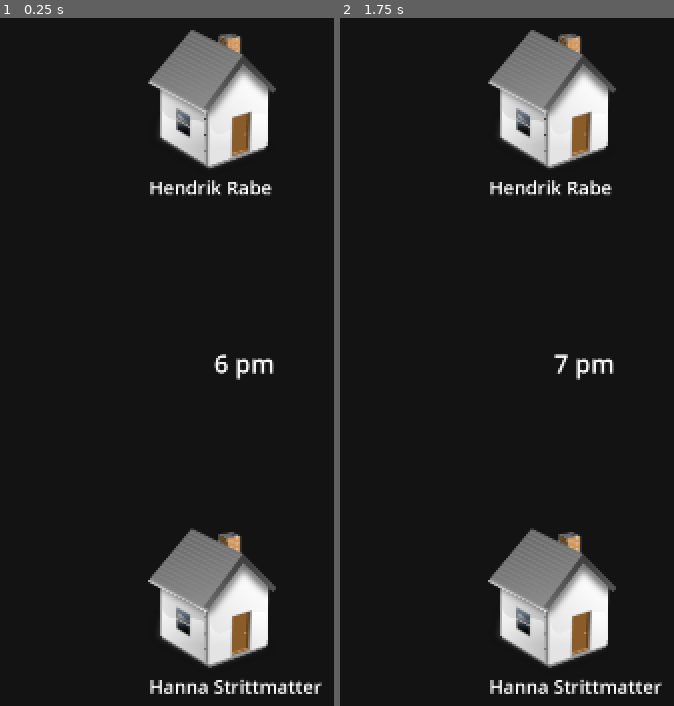
Above: before the commit, frames 1-2 (left to right).
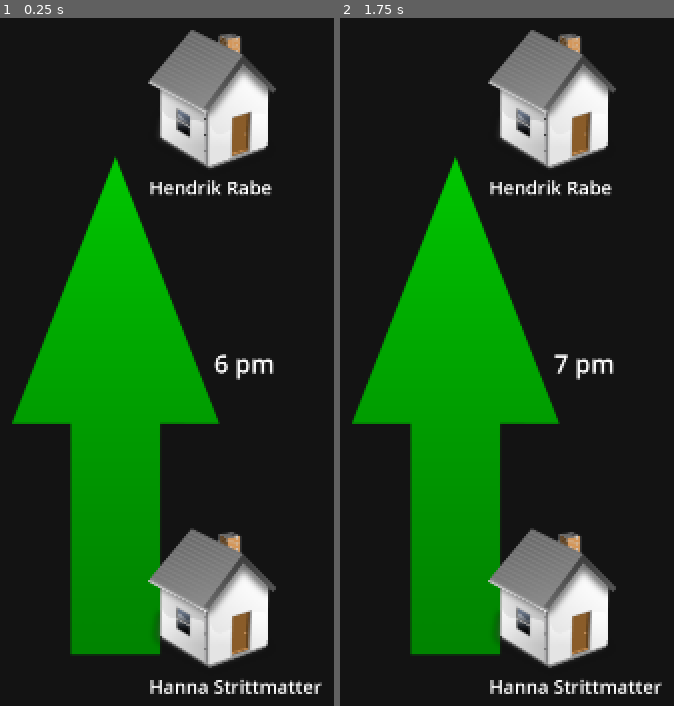
Above: after the commit, the same moments.

Repository: Shykaro/SimulatedAI
Game: Godot game, scene res://Scenes/npc visualization.tscn
Same seed, same stepped clock (60 frames per second), same inputs: the game is played once before the commit and once after it.
Inputs:
- Up to frame 1 (0.25 s): no input
- Up to frame 2 (1.75 s): tap Enter at 0.5 s; tap Space at 1.25 s

The runs differ from the first frame. In frame 1, 21% of the frame differs, in the area x 3-66%, y 20-93%; in frame 2, 21%.
Error in both runs: Trying to assign value of type 'Nil' to a variable of type 'Dictionary'. (res://Scripts/RequestHandler.gd:23)

Commit message:
Import Arrpw Images

Diff:
--- a/GodotProject/Scenes/npc visualization.tscn
+++ b/GodotProject/Scenes/npc visualization.tscn
@@ -1,10 +1,11 @@
-[gd_scene load_steps=6 format=3 uid="uid://ce8bkw7m5yo5k"]
+[gd_scene load_steps=7 format=3 uid="uid://ce8bkw7m5yo5k"]
 
 [ext_resource type="Script" path="res://Scripts/GameManager.gd" id="2_eeqxv"]
 [ext_resource type="Script" path="res://Scripts/RequestHandlerManager.gd" id="3_px0po"]
 [ext_resource type="Script" path="res://Scripts/NPCManager.gd" id="4_5a08b"]
 [ext_resource type="Theme" uid="uid://css8tuxqpntj3" path="res://Assets/theme.tres" id="4_d0tik"]
 [ext_resource type="Script" path="res://Scripts/TimeText.gd" id="4_vqs3l"]
+[ext_resource type="Texture2D" uid="uid://kuyrvvy1urcn" path="res://Assets/long_green_arrow.png" id="6_ngvmr"]
 
 [node name="Game" type="Node2D"]
 
@@ -27,3 +28,7 @@
 horizontal_alignment = 1
 vertical_alignment = 1
 script = ExtResource("4_vqs3l")
+
+[node name="LongGreenArrow" type="Sprite2D" parent="."]
+position = Vector2(382, 573)
+texture = ExtResource("6_ngvmr")
Binary file added: GodotProject/Assets/green_arrow.png
Not shown, added: GodotProject/Assets/green_arrow.png.import
Binary file added: GodotProject/Assets/long_green_arrow.png
Not shown, added: GodotProject/Assets/long_green_arrow.png.import
Binary file added: GodotProject/Assets/long_red_arrow.png
Not shown, added: GodotProject/Assets/long_red_arrow.png.import
Binary file added: GodotProject/Assets/red_arrow.png
Not shown, added: GodotProject/Assets/red_arrow.png.import
